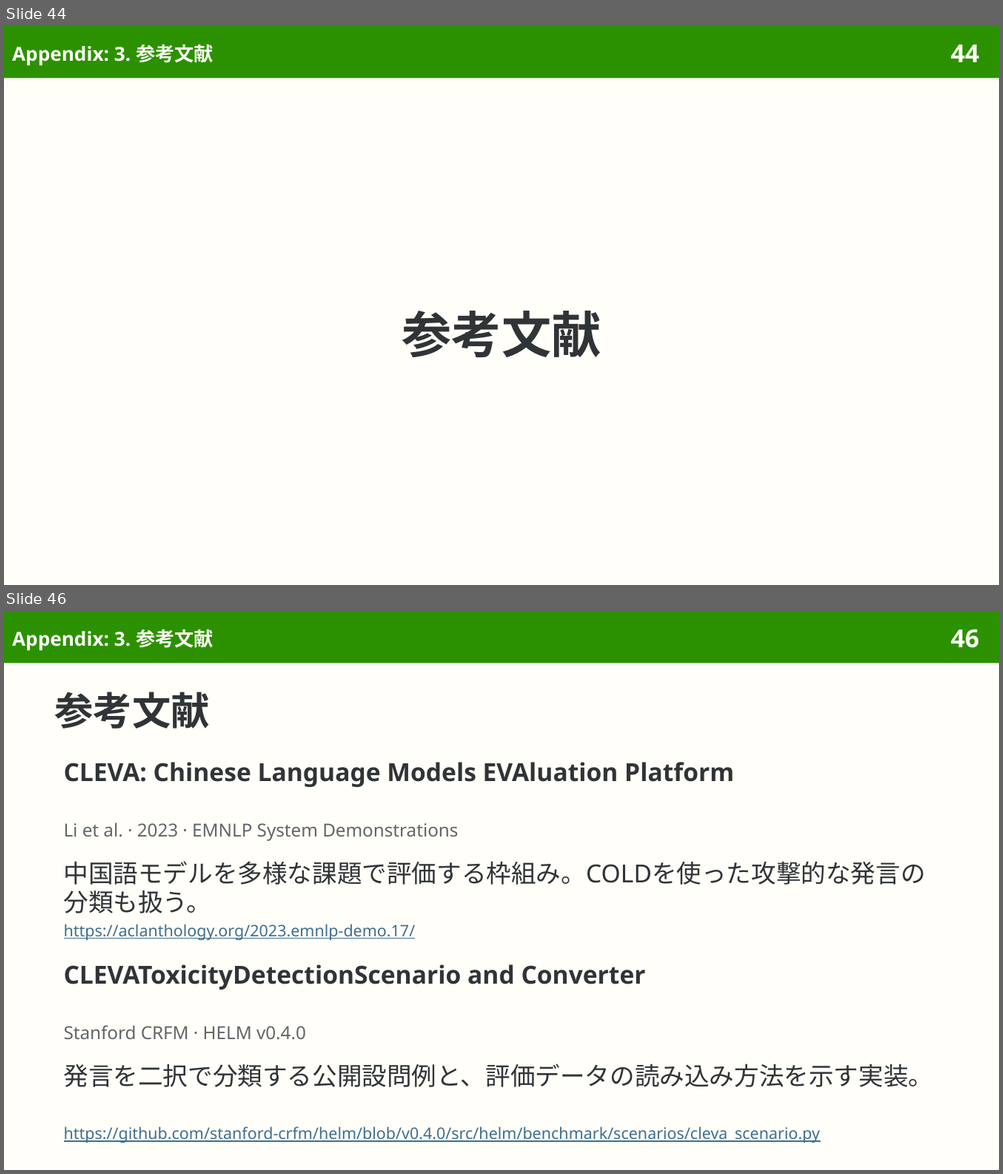
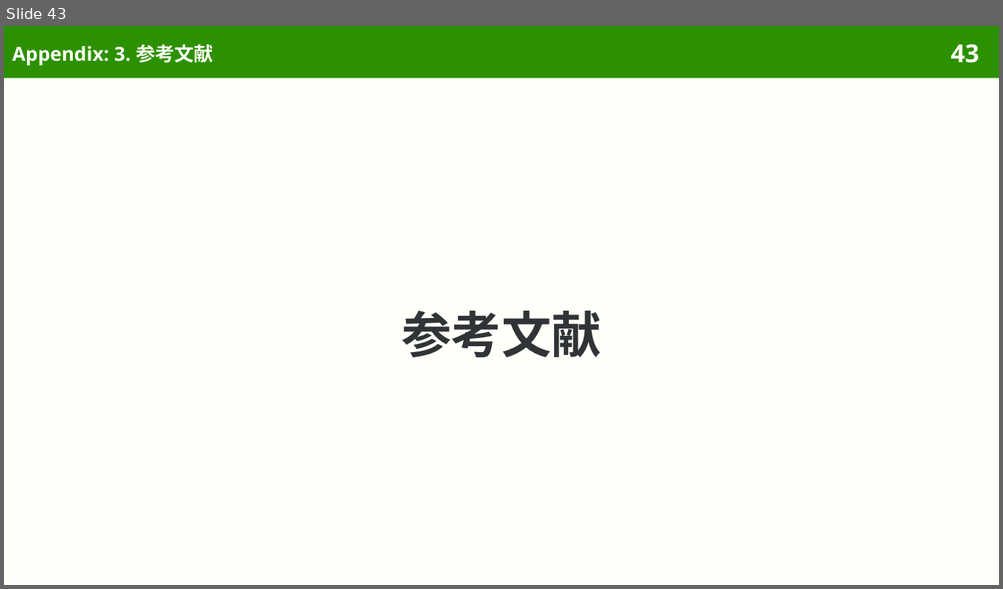
Before and after one commit to sasakiy84/datasets-in-10-minutes, a slide deck: slides/datasets-in-10-minutes-cold.pptx. Shown one above the other, each under a label of ours: slides 44 and 46 before the commit, slide 43 after it; the slides between them are not shown. The pictures are 1003x1174 and 1003x589 pixels, drawn with LibreOffice and Linux fonts; fonts in the diff are those of the drawing. Boxes give left, top, right and bottom in pixels: in the first picture for what was removed or moved away, otherwise in the second. Text is boxed around its words. In the diff, an @@ line names an element or a change of style, - is before the commit and + after.

Commit message:
Center COLD on offensive language data, annotation and detection

```diff
--- a/slides/datasets-in-10-minutes-cold.pptx
+++ b/slides/datasets-in-10-minutes-cold.pptx
@@ slide 46 removed at (4,611,999,1170), background #FFFEF8; not listed: 2 template elements that a slide beside it also shows @@
@@ title removed at (12,629,213,651) @@
-Appendix: 3. 参考文献
@@ title removed at (55,692,210,729) @@
-参考文献
@@ text removed at (64,762,734,787) @@
-CLEVA: Chinese Language Models EVAluation Platform
@@ text removed at (64,823,458,841) @@
-Li et al. · 2023 · EMNLP System Demonstrations
@@ text removed at (64,861,925,914) @@
-中国語モデルを多様な課題で評価する枠組み。COLDを使った攻撃的な発言の分類も扱う。
@@ text removed at (64,924,415,940) @@
-https://aclanthology.org/2023.emnlp-demo.17/
@@ text removed at (64,965,646,990) @@
-CLEVAToxicityDetectionScenario and Converter
@@ text removed at (64,1025,306,1040) @@
-Stanford CRFM · HELM v0.4.0
@@ text removed at (64,1064,933,1088) @@
-発言を二択で分類する公開設問例と、評価データの読み込み方法を示す実装。
@@ text removed at (64,1127,820,1143) @@
-https://github.com/stanford-crfm/helm/blob/v0.4.0/src/helm/benchmark/scenarios/cleva_scenario.py
@@ what was slide 44 is now slide 43 @@
@@ page number at (950,44,979,63): text changed @@
-44
+43
```
Also in this commit, not shown: 6 slides changed, 1 other slide removed, 53 other files.
